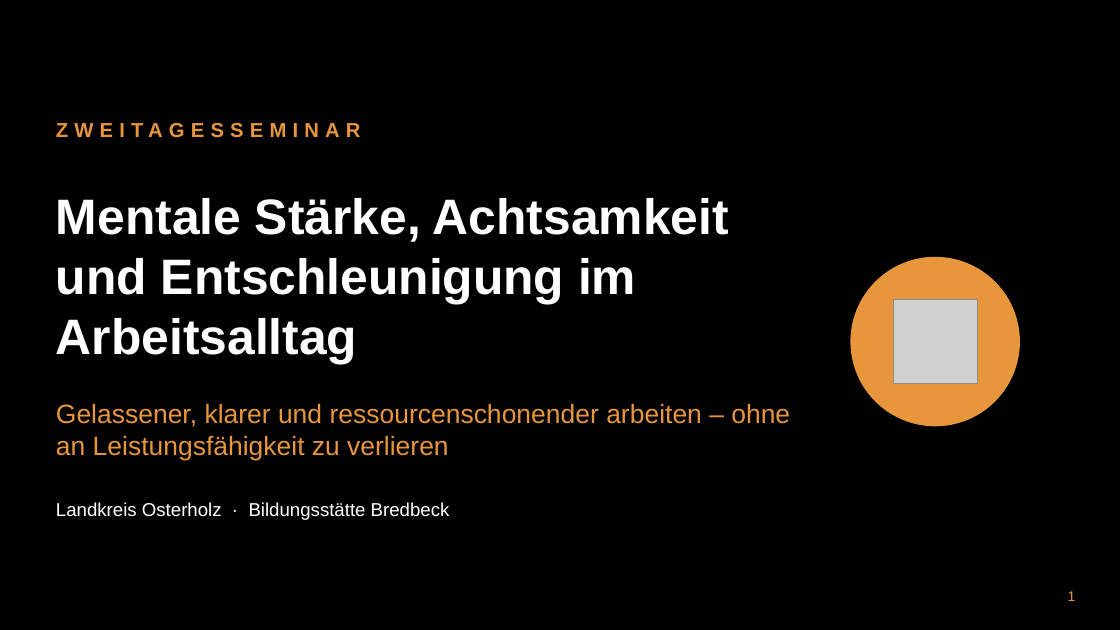
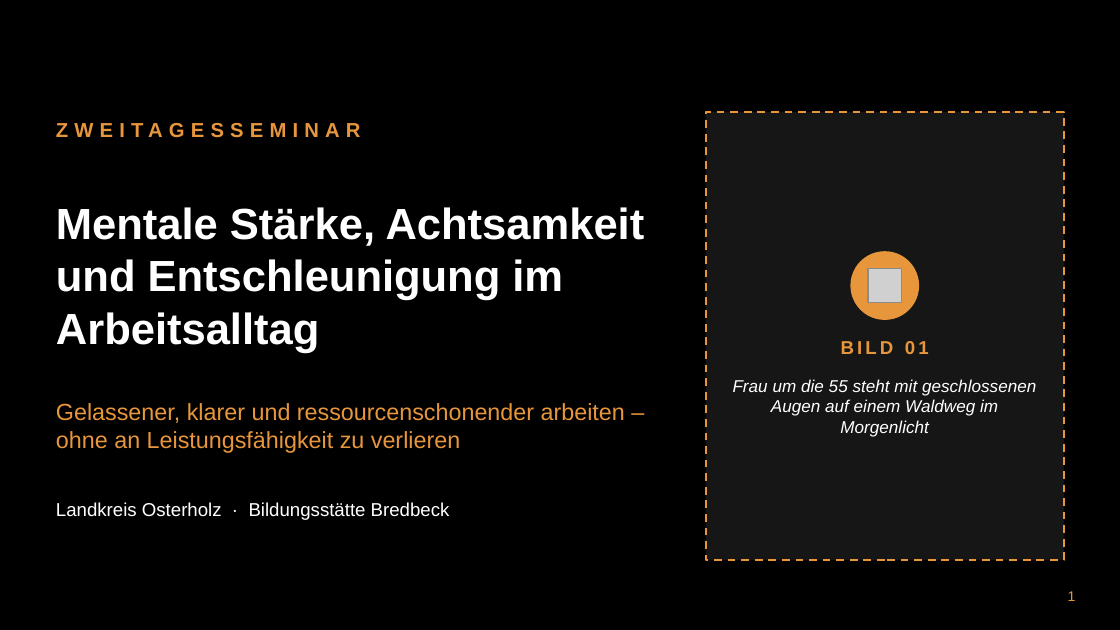
Before and after one commit to munderlohsven-dev/BVKT, a slide deck: slide 1 of praesentationen/zweitagesseminar_mentale_staerke_achtsamkeit/Zweitagesseminar_Mentale_Staerke_Achtsamkeit.pptx. Drawn at 1120x630 pixels with LibreOffice and Linux fonts; fonts in the diff are those of the drawing; grey boxes stand for pictures; background and template pictures are left out. Boxes give left, top, right and bottom in pixels: in the first picture for what was removed or moved away, otherwise in the second. Text is boxed around its words. In the diff, an @@ line names an element or a change of style, - is before the commit and + after.

```diff
--- a/praesentationen/zweitagesseminar_mentale_staerke_achtsamkeit/Zweitagesseminar_Mentale_Staerke_Achtsamkeit.pptx
+++ b/praesentationen/zweitagesseminar_mentale_staerke_achtsamkeit/Zweitagesseminar_Mentale_Staerke_Achtsamkeit.pptx
@@ rectangle added at bbox=[706, 112, 1064, 560], fill #161616, outline #E8963C 1.25 pt dashed @@
@@ text "Mentale Stärke, Achtsamkeit und Entschleunigung ..." at bbox=[56, 207, 645, 353]: size 32 to 28 pt @@
@@ ellipse: place and size @@
-ellipse at bbox=[851, 258, 1019, 426]
+ellipse at bbox=[851, 252, 918, 319]
@@ picture added at bbox=[868, 269, 902, 302] @@
@@ picture removed at bbox=[893, 299, 977, 383] @@
@@ text added at bbox=[841, 341, 929, 354], 12 pt, text #E8963C, bold @@
+BILD 01
@@ text added at bbox=[733, 379, 1036, 437], 11 pt, text #FFFFFF, italic @@
+Frau um die 55 steht mit geschlossenen Augen auf einem Waldweg im Morgenlicht
@@ text "Gelassener, klarer und ressourcenschonender arbeiten ..." at bbox=[56, 403, 625, 453]: size 17 to 15 pt @@
```
Also in this commit, not shown: 28 other slides changed, 7 other files.
